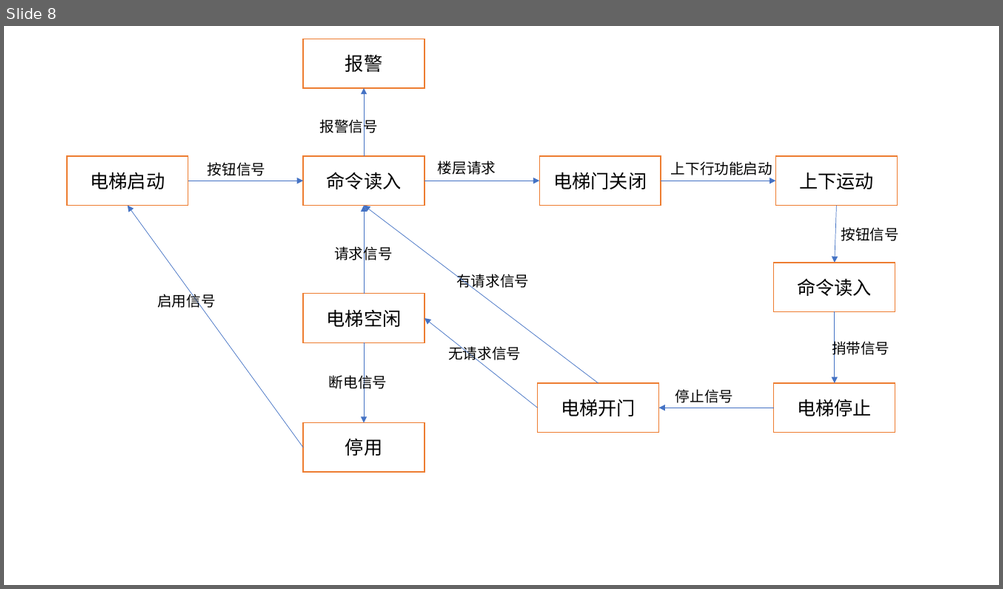
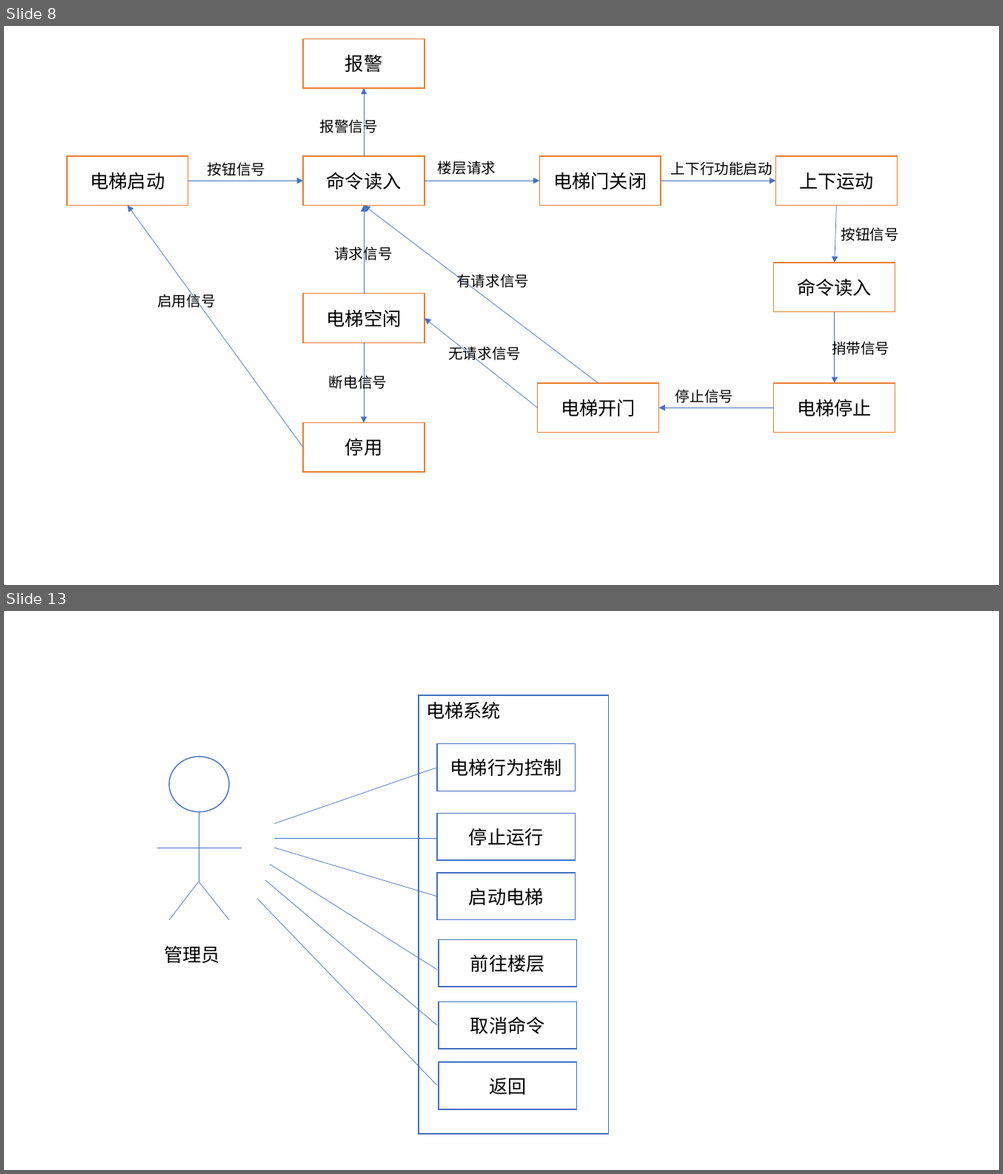
Before and after one commit to wygbuaa/Team1, a slide deck: 需求文档图.pptx. Shown one above the other, each under a label of ours: slide 8 before the commit, slides 8 and 13 after it; the slides between them are not shown. The pictures are 1003x589 and 1003x1174 pixels, drawn with LibreOffice and Linux fonts; fonts in the diff are those of the drawing. Boxes give left, top, right and bottom in pixels: in the first picture for what was removed or moved away, otherwise in the second. Text is boxed around its words. In the diff, an @@ line names an element or a change of style, - is before the commit and + after.

```diff
--- a/需求文档图.pptx
+++ b/需求文档图.pptx
@@ slide 13 added at bbox=[4, 611, 999, 1170], background #FFFFFF @@
@@ rectangle added at bbox=[419, 695, 609, 1135], fill #FFFFFF, outline #4472C4 1 pt, 18 pt, text #000000 @@
+电梯系统
@@ rectangle added at bbox=[437, 743, 575, 791], fill #FFFFFF, outline #4472C4 1 pt, 18 pt, text #000000 @@
+电梯行为控制
@@ line added from (274, 823) to (437, 768), #4472C4 0.5 pt @@
@@ rectangle added at bbox=[437, 813, 575, 860], fill #FFFFFF, outline #4472C4 1 pt, 18 pt, text #000000 @@
+停止运行
@@ line added from (274, 839) to (437, 839), #4472C4 0.5 pt @@
@@ line added from (274, 849) to (437, 897), #4472C4 0.5 pt @@
@@ line added from (270, 865) to (437, 970), #4472C4 0.5 pt @@
@@ rectangle added at bbox=[437, 873, 575, 920], fill #FFFFFF, outline #4472C4 1 pt, 18 pt, text #000000 @@
+启动电梯
@@ group added at bbox=[157, 757, 242, 920]: 4 lines, 1 ellipse @@
@@ line added from (258, 899) to (437, 1085), #4472C4 0.5 pt @@
@@ line added from (265, 880) to (437, 1026), #4472C4 0.5 pt @@
@@ rectangle added at bbox=[438, 940, 576, 987], fill #FFFFFF, outline #4472C4 1 pt, 18 pt, text #000000 @@
+前往楼层
@@ text added at bbox=[164, 945, 220, 963], 18 pt, text #000000 @@
+管理员
@@ rectangle added at bbox=[438, 1002, 576, 1049], fill #FFFFFF, outline #4472C4 1 pt, 18 pt, text #000000 @@
+取消命令
@@ rectangle added at bbox=[438, 1062, 576, 1110], fill #FFFFFF, outline #4472C4 1 pt, 18 pt, text #000000 @@
+返回
```
Also in this commit, not shown: 4 other slides added, 3 other files.
